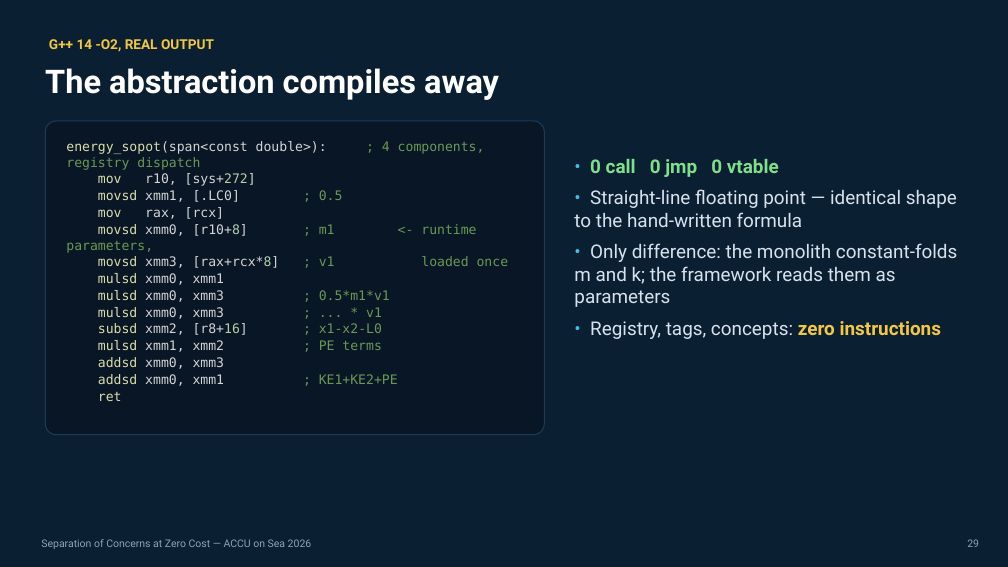
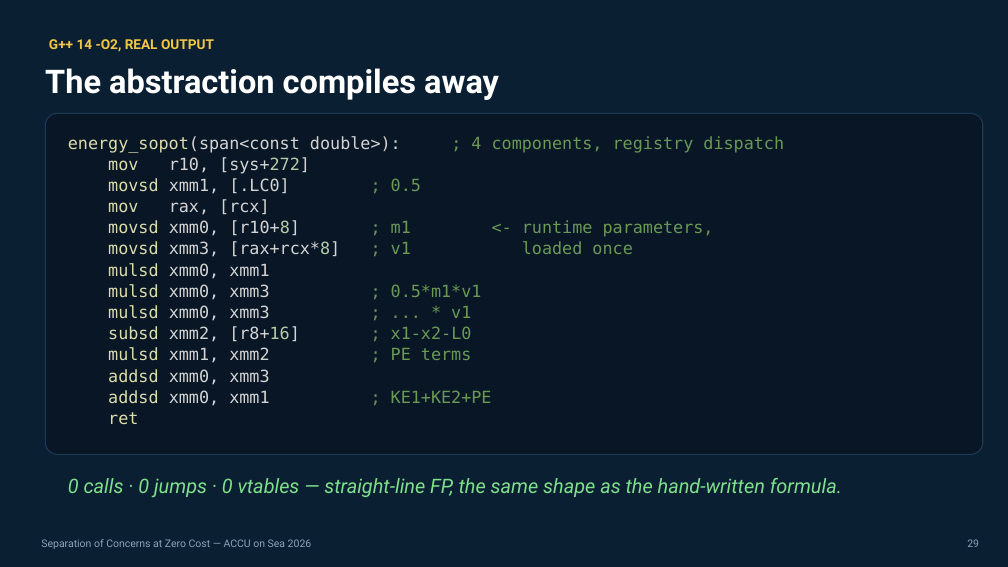
Before and after one commit to jedrzejmichalczyk/accu-on-sea-2026-modular-physics, a slide deck: slide 29 of slides/ACCU-Separation-of-Concerns-at-Zero-Cost.pptx. Drawn at 1008x567 pixels with LibreOffice and Linux fonts; fonts in the diff are those of the drawing. Boxes give left, top, right and bottom in pixels: in the first picture for what was removed or moved away, otherwise in the second. Text is boxed around its words. In the diff, an @@ line names an element or a change of style, - is before the commit and + after.

```diff
--- a/slides/ACCU-Separation-of-Concerns-at-Zero-Cost.pptx
+++ b/slides/ACCU-Separation-of-Concerns-at-Zero-Cost.pptx
@@ rounded rectangle: place and size @@
-rounded rectangle at [45,121,544,435]
+rounded rectangle at [45,113,983,454]
@@ text "energy_sopot(span<const double>): ; 4 components, ..." at [68,136,784,425]: size 12.5 to 16 pt @@
@@ text removed at [574,159,957,339] @@
-• 0 call 0 jmp 0 vtable
-• Straight-line floating point — identical shape to the hand-written formula
-• Only difference: the monolith constant-folds m and k; the framework reads them as parameters
-• Registry, tags, concepts: zero instructions
@@ text added at [68,478,842,497], 19 pt, text #7EE08A, italic @@
+0 calls · 0 jumps · 0 vtables — straight-line FP, the same shape as the hand-written formula.
```
Also in this commit, not shown: 1 other slide changed, 1 other file.
